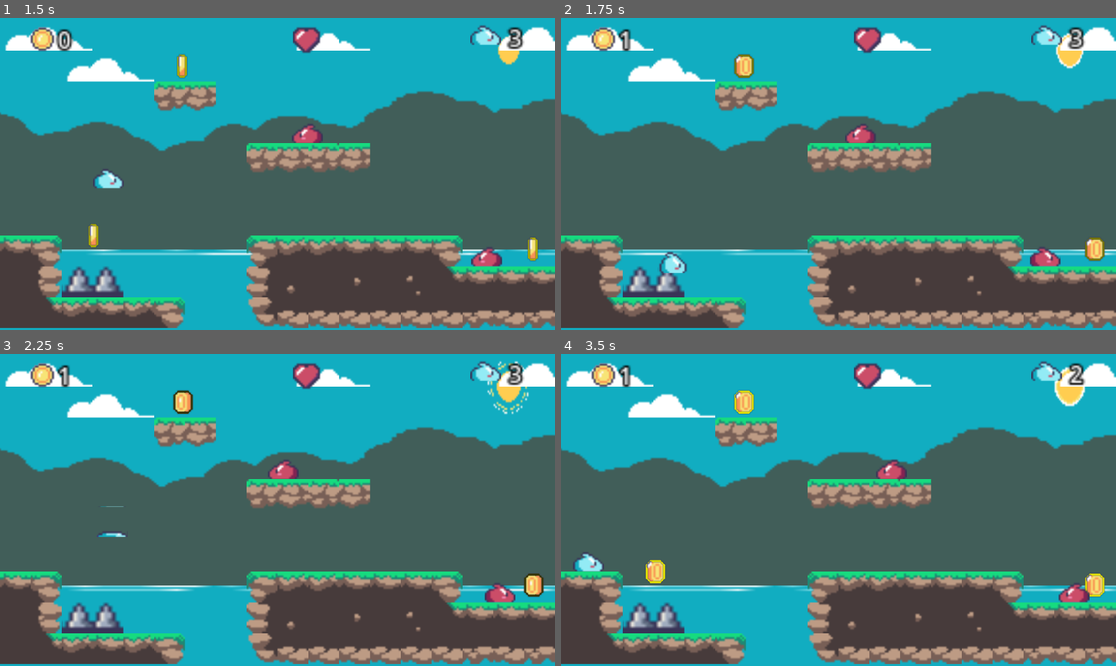
Above: before the commit, frames 1-4 (two rows, left to right).
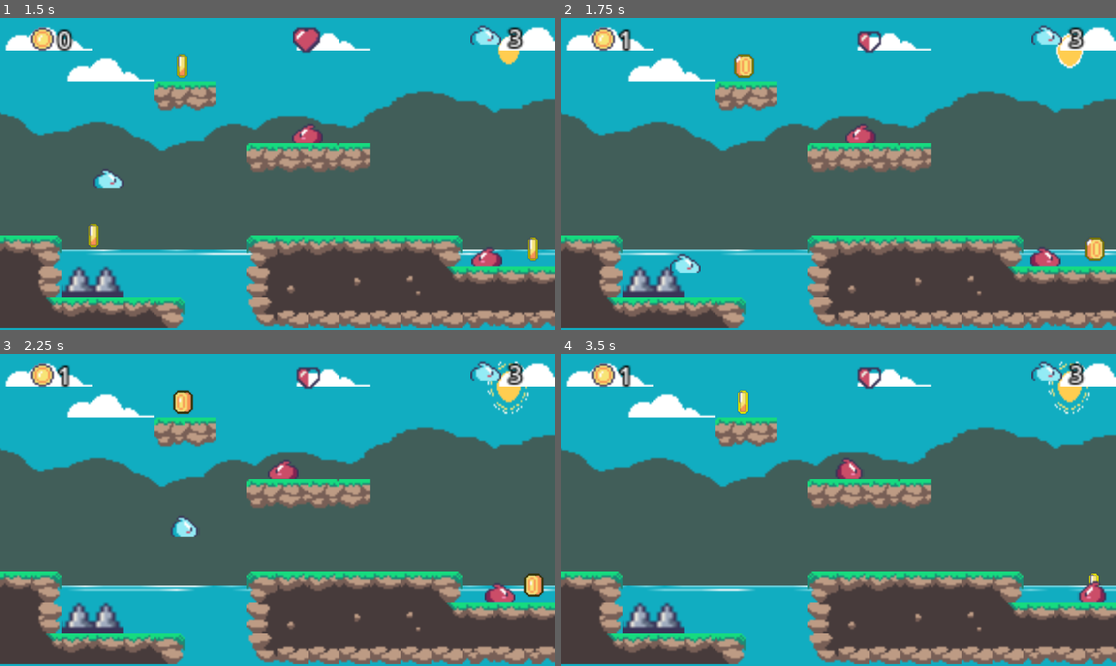
Above: after the commit, the same moments.

Repository: jacmba/godot-2d-platformer-game
Game: Godot game, scene res://scenes/world/stage3.tscn
Same seed, same stepped clock (60 frames per second), same inputs: the game is played once before the commit and once after it. This scene is started directly instead of the project's main scene.
Inputs (mouse positions are in pixels of both pictures, inside the frame that each line leads up to):
- Up to frame 1 (1.5 s): tap Enter at 0.5 s; move the mouse to (399, 158) at 0.52 s; hold Right (move_right) 0.53-1.25 s; hold Shift 0.53-1.25 s; click (399, 158) at 0.67 s; tap Space (jump) at 0.77 s; drag from (166, 189) to (94, 286) at 1.27 s
- Up to frame 2 (1.75 s): no input
- Up to frame 3 (2.25 s): move the mouse to (333, 441) at 2.02 s; hold Right (move_right) from 2.03 s (still down); tap Ctrl at 2.1 s
- Up to frame 4 (3.5 s): release Right (move_right) at 2.75 s; drag from (810, 572) to (1093, 584) at 2.77 s

Frame 1 is identical in both runs. In frame 2, 0.7% of the frame differs, in the area x 17-58%, y 2-82%; in frame 3, 0.6%; in frame 4, 2.9%, in the area x 2-100%, y 2-80%.

Commit message:
More enemies, fixed player damage

Diff:
--- a/scenes/packed/game_cam.tscn
+++ b/scenes/packed/game_cam.tscn
@@ -1,7 +1,7 @@
 [gd_scene load_steps=4 format=3 uid="uid://dctac3vkoen7a"]
 
 [ext_resource type="Script" path="res://scripts/cam_follower.gd" id="1_edafj"]
-[ext_resource type="Script" path="res://scripts/deadZone.gd" id="2_qrej2"]
+[ext_resource type="Script" path="res://scripts/dead_zone.gd" id="2_qrej2"]
 
 [sub_resource type="RectangleShape2D" id="RectangleShape2D_6tna0"]
 size = Vector2(512, 104)
--- a/scenes/packed/player.tscn
+++ b/scenes/packed/player.tscn
@@ -81,7 +81,6 @@
 [node name="Player" type="CharacterBody2D" groups=["damage_listeners", "dead_zone_listeners", "death_listeners"]]
 z_index = 10
 collision_layer = 512
-collision_mask = 32769
 script = ExtResource("1_nct4o")
 
 [node name="Sprite2D" type="Sprite2D" parent="."]
--- a/scenes/packed/saw.tscn
+++ b/scenes/packed/saw.tscn
@@ -1,10 +1,25 @@
 [gd_scene load_steps=7 format=3 uid="uid://7a8nvmpe835v"]
 
-[ext_resource type="Script" path="res://scripts/deadZone.gd" id="1_wop6g"]
+[ext_resource type="Script" path="res://scripts/scenery_damager.gd" id="1_jpxyl"]
 [ext_resource type="Texture2D" uid="uid://bf553qloj2go5" path="res://rocky_roads/Enemies/saw.png" id="2_010pa"]
 
 [sub_resource type="CircleShape2D" id="CircleShape2D_jbjd2"]
 radius = 13.1529
+
+[sub_resource type="Animation" id="Animation_d4xgw"]
+length = 0.001
+tracks/0/type = "value"
+tracks/0/imported = false
+tracks/0/enabled = true
+tracks/0/path = NodePath("Sprite2D:rotation")
+tracks/0/interp = 1
+tracks/0/loop_wrap = true
+tracks/0/keys = {
+"times": PackedFloat32Array(0),
+"transitions": PackedFloat32Array(1),
+"update": 0,
+"values": [0.0]
+}
 
 [sub_resource type="Animation" id="Animation_vjb5y"]
 resource_name = "rotate"
@@ -23,21 +38,6 @@
 "values": [0.0, 6.28319]
 }
 
-[sub_resource type="Animation" id="Animation_d4xgw"]
-length = 0.001
-tracks/0/type = "value"
-tracks/0/imported = false
-tracks/0/enabled = true
-tracks/0/path = NodePath("Sprite2D:rotation")
-tracks/0/interp = 1
-tracks/0/loop_wrap = true
-tracks/0/keys = {
-"times": PackedFloat32Array(0),
-"transitions": PackedFloat32Array(1),
-"update": 0,
-"values": [0.0]
-}
-
 [sub_resource type="AnimationLibrary" id="AnimationLibrary_4a4jb"]
 _data = {
 "RESET": SubResource("Animation_d4xgw"),
@@ -49,7 +49,7 @@
 
 [node name="Area2D" type="Area2D" parent="."]
 collision_mask = 512
-script = ExtResource("1_wop6g")
+script = ExtResource("1_jpxyl")
 
 [node name="CollisionShape2D" type="CollisionShape2D" parent="Area2D"]
 shape = SubResource("CircleShape2D_jbjd2")
@@ -65,4 +65,4 @@
 "": SubResource("AnimationLibrary_4a4jb")
 }
 
-[connection signal="body_entered" from="Area2D" to="Area2D" method="_on_zone_entered"]
+[connection signal="body_entered" from="Area2D" to="Area2D" method="_on_trigger_entered"]
--- /dev/null
+++ b/scenes/packed/spike_set.tscn
@@ -0,0 +1,25 @@
+[gd_scene load_steps=4 format=3 uid="uid://q6ourh68sboo"]
+
+[ext_resource type="Script" path="res://scripts/scenery_damager.gd" id="1_o62sl"]
+[ext_resource type="Texture2D" uid="uid://qpykc73otcha" path="res://rocky_roads/Enemies/spikes.png" id="2_1ej6j"]
+
+[sub_resource type="RectangleShape2D" id="RectangleShape2D_cl3vc"]
+size = Vector2(22, 12)
+
+[node name="SpikeSet" type="Area2D"]
+position = Vector2(-104, 60)
+collision_mask = 512
+script = ExtResource("1_o62sl")
+
+[node name="Sprite2D" type="Sprite2D" parent="."]
+position = Vector2(8, -8.5)
+scale = Vector2(2, 1.5625)
+texture = ExtResource("2_1ej6j")
+hframes = 4
+frame = 1
+
+[node name="CollisionShape2D" type="CollisionShape2D" parent="."]
+position = Vector2(8, -2)
+shape = SubResource("RectangleShape2D_cl3vc")
+
+[connection signal="body_entered" from="." to="." method="_on_trigger_entered"]
--- a/scenes/world/stage1.tscn
+++ b/scenes/world/stage1.tscn
@@ -7,8 +7,9 @@
 [ext_resource type="PackedScene" uid="uid://dctac3vkoen7a" path="res://scenes/packed/game_cam.tscn" id="7_1j7k8"]
 [ext_resource type="Texture2D" uid="uid://djtqc4iegjyk" path="res://rocky_roads/Deco/sun.png" id="7_md4jf"]
 [ext_resource type="Texture2D" uid="uid://hu8ug54k5h6c" path="res://rocky_roads/Backgrounds/trees.png" id="8_ypsck"]
-[ext_resource type="PackedScene" uid="uid://bs30511hnqtly" path="res://scenes/packed/hud.tscn" id="10_p45xr"]
+[ext_resource type="PackedScene" path="res://scenes/packed/hud.tscn" id="10_p45xr"]
 [ext_resource type="PackedScene" uid="uid://cjj0s16uapswj" path="res://scenes/packed/coin.tscn" id="10_y0l7i"]
+[ext_resource type="PackedScene" path="res://scenes/packed/slime_enemy.tscn" id="11_b835w"]
 [ext_resource type="PackedScene" uid="uid://0pxk3tcg3l60" path="res://scenes/packed/player.tscn" id="11_o0esj"]
 
 [sub_resource type="TileMapPattern" id="TileMapPattern_gbeb3"]
@@ -190,7 +191,7 @@
 pattern_3 = SubResource("TileMapPattern_orf5n")
 
 [sub_resource type="RectangleShape2D" id="RectangleShape2D_ykqbj"]
-size = Vector2(80, 104)
+size = Vector2(72, 104)
 
 [sub_resource type="Animation" id="Animation_nq1pc"]
 length = 0.001
@@ -268,7 +269,7 @@
 "wave": SubResource("Animation_tpktm")
 }
 
-[node name="Level" type="Node"]
+[node name="Level2" type="Node"]
 
 [node name="Stage" type="TileMap" parent="."]
 tile_set = SubResource("TileSet_t2dct")
@@ -305,7 +306,7 @@
 collision_mask = 512
 
 [node name="CollisionShape2D" type="CollisionShape2D" parent="Stage/Scenery/Goal"]
-position = Vector2(24, -20)
+position = Vector2(28, -20)
 shape = SubResource("RectangleShape2D_ykqbj")
 
 [node name="GameCam" parent="Stage" instance=ExtResource("7_1j7k8")]
@@ -375,6 +376,9 @@
 [node name="Right" type="Node2D" parent="Stage/Boundaries"]
 position = Vector2(536, 0)
 
+[node name="SlimeEnemy" parent="Stage" instance=ExtResource("11_b835w")]
+position = Vector2(160, -8)
+
 [node name="Timers" type="Node" parent="Stage"]
 
 [node name="StageClearTimer" type="Timer" parent="Stage/Timers"]
--- a/scenes/world/stage2.tscn
+++ b/scenes/world/stage2.tscn
@@ -10,7 +10,8 @@
 [ext_resource type="Texture2D" uid="uid://hu8ug54k5h6c" path="res://rocky_roads/Backgrounds/trees.png" id="8_sm4ft"]
 [ext_resource type="PackedScene" uid="uid://cjj0s16uapswj" path="res://scenes/packed/coin.tscn" id="10_81ln4"]
 [ext_resource type="PackedScene" uid="uid://0pxk3tcg3l60" path="res://scenes/packed/player.tscn" id="11_dyu70"]
-[ext_resource type="PackedScene" uid="uid://bs30511hnqtly" path="res://scenes/packed/hud.tscn" id="11_x3csq"]
+[ext_resource type="PackedScene" path="res://scenes/packed/hud.tscn" id="11_x3csq"]
+[ext_resource type="PackedScene" path="res://scenes/packed/slime_enemy.tscn" id="12_td6by"]
 
 [sub_resource type="TileMapPattern" id="TileMapPattern_gbeb3"]
 tile_data = PackedInt32Array(0, 131072, 1, 1, 196608, 1, 2, 262144, 1, 3, 327680, 1)
@@ -203,7 +204,7 @@
 pattern_6 = SubResource("TileMapPattern_wgn22")
 
 [sub_resource type="RectangleShape2D" id="RectangleShape2D_pghuy"]
-size = Vector2(80, 104)
+size = Vector2(72, 104)
 
 [sub_resource type="Animation" id="Animation_nq1pc"]
 length = 0.001
@@ -338,7 +339,7 @@
 collision_mask = 512
 
 [node name="CollisionShape2D" type="CollisionShape2D" parent="Stage/Scenery/Goal"]
-position = Vector2(27, -14)
+position = Vector2(31, -14)
 shape = SubResource("RectangleShape2D_pghuy")
 
 [node name="GameCam" parent="Stage" instance=ExtResource("7_3ju5u")]
@@ -423,6 +424,17 @@
 [node name="Right" type="Node2D" parent="Stage/Boundaries"]
 position = Vector2(608, 0)
 
+[node name="Enemies" type="Node" parent="Stage"]
+
+[node name="SlimeEnemy" parent="Stage/Enemies" instance=ExtResource("12_td6by")]
+position = Vector2(168, 24)
+
+[node name="SlimeEnemy2" parent="Stage/Enemies" instance=ExtResource("12_td6by")]
+position = Vector2(392, -8)
+
+[node name="SlimeEnemy3" parent="Stage/Enemies" instance=ExtResource("12_td6by")]
+position = Vector2(568, 56)
+
 [node name="HUD" parent="." instance=ExtResource("11_x3csq")]
 
 [connection signal="body_entered" from="Stage/Scenery/Goal" to="HUD" method="_on_goal_entered"]
--- a/scenes/world/stage3.tscn
+++ b/scenes/world/stage3.tscn
@@ -1,19 +1,20 @@
-[gd_scene load_steps=34 format=3 uid="uid://bl3sooxy5ngip"]
+[gd_scene load_steps=35 format=3 uid="uid://bl3sooxy5ngip"]
 
 [ext_resource type="Texture2D" uid="uid://or7qx3bylf80" path="res://rocky_roads/Tilesets/tileset_forest.png" id="1_i24mc"]
 [ext_resource type="Texture2D" uid="uid://c7dmdwmntia06" path="res://rocky_roads/Deco/clouds.png" id="2_s7crp"]
 [ext_resource type="Texture2D" uid="uid://csktloilix5ai" path="res://rocky_roads/Objects/sign.png" id="3_bhegj"]
+[ext_resource type="PackedScene" uid="uid://q6ourh68sboo" path="res://scenes/packed/spike_set.tscn" id="5_x2hd2"]
+[ext_resource type="Script" path="res://scripts/scenery_damager.gd" id="6_rodev"]
 [ext_resource type="Texture2D" uid="uid://nlanr00q3m0m" path="res://rocky_roads/Deco/water_a_8frames.png" id="6_spcl7"]
 [ext_resource type="Texture2D" uid="uid://djtqc4iegjyk" path="res://rocky_roads/Deco/sun.png" id="7_655ll"]
 [ext_resource type="Texture2D" uid="uid://hu8ug54k5h6c" path="res://rocky_roads/Backgrounds/trees.png" id="8_jvdso"]
 [ext_resource type="PackedScene" uid="uid://dctac3vkoen7a" path="res://scenes/packed/game_cam.tscn" id="9_fajyd"]
 [ext_resource type="Texture2D" uid="uid://qpykc73otcha" path="res://rocky_roads/Enemies/spikes.png" id="10_r2ggb"]
-[ext_resource type="Script" path="res://scripts/death_trigger.gd" id="10_t6f2l"]
 [ext_resource type="PackedScene" uid="uid://cjj0s16uapswj" path="res://scenes/packed/coin.tscn" id="10_xgq10"]
 [ext_resource type="PackedScene" uid="uid://0pxk3tcg3l60" path="res://scenes/packed/player.tscn" id="11_k5ejf"]
-[ext_resource type="PackedScene" uid="uid://bs30511hnqtly" path="res://scenes/packed/hud.tscn" id="14_hayqj"]
+[ext_resource type="PackedScene" path="res://scenes/packed/hud.tscn" id="14_hayqj"]
 [ext_resource type="PackedScene" uid="uid://7a8nvmpe835v" path="res://scenes/packed/saw.tscn" id="14_k8jp1"]
-[ext_resource type="PackedScene" uid="uid://bki6p1fgynypd" path="res://scenes/packed/slime_enemy.tscn" id="15_618wg"]
+[ext_resource type="PackedScene" path="res://scenes/packed/slime_enemy.tscn" id="15_618wg"]
 
 [sub_resource type="TileMapPattern" id="TileMapPattern_gbeb3"]
 tile_data = PackedInt32Array(0, 131072, 1, 1, 196608, 1, 2, 262144, 1, 3, 327680, 1)
@@ -218,7 +219,7 @@
 size = Vector2(22, 12)
 
 [sub_resource type="RectangleShape2D" id="RectangleShape2D_mgk8v"]
-size = Vector2(80, 104)
+size = Vector2(72, 104)
 
 [sub_resource type="Animation" id="Animation_nq1pc"]
 length = 0.001
@@ -334,26 +335,12 @@
 
 [node name="Spikes" type="Node" parent="Stage/Scenery/Areas"]
 
-[node name="SpikeSet" type="Area2D" parent="Stage/Scenery/Areas/Spikes"]
-position = Vector2(-104, 60)
-collision_mask = 512
-script = ExtResource("10_t6f2l")
-
-[node name="Sprite2D" type="Sprite2D" parent="Stage/Scenery/Areas/Spikes/SpikeSet"]
-position = Vector2(8, -8.5)
-scale = Vector2(2, 1.5625)
-texture = ExtResource("10_r2ggb")
-hframes = 4
-frame = 1
-
-[node name="CollisionShape2D" type="CollisionShape2D" parent="Stage/Scenery/Areas/Spikes/SpikeSet"]
-position = Vector2(8, -2)
-shape = SubResource("RectangleShape2D_cl3vc")
+[node name="SpikeSet" parent="Stage/Scenery/Areas/Spikes" instance=ExtResource("5_x2hd2")]
 
 [node name="SpikeSet2" type="Area2D" parent="Stage/Scenery/Areas/Spikes"]
 position = Vector2(184, -35)
 collision_mask = 512
-script = ExtResource("10_t6f2l")
+script = ExtResource("6_rodev")
 
 [node name="Sprite2D" type="Sprite2D" parent="Stage/Scenery/Areas/Spikes/SpikeSet2"]
 position = Vector2(8, -8.5)
@@ -369,7 +356,7 @@
 [node name="SpikeSet3" type="Area2D" parent="Stage/Scenery/Areas/Spikes"]
 position = Vector2(424, -20)
 collision_mask = 512
-script = ExtResource("10_t6f2l")
+script = ExtResource("6_rodev")
 
 [node name="Sprite2D" type="Sprite2D" parent="Stage/Scenery/Areas/Spikes/SpikeSet3"]
 position = Vector2(8, -8.5)
@@ -385,7 +372,7 @@
 [node name="SpikeSet4" type="Area2D" parent="Stage/Scenery/Areas/Spikes"]
 position = Vector2(544, -4)
 collision_mask = 512
-script = ExtResource("10_t6f2l")
+script = ExtResource("6_rodev")
 
 [node name="Sprite2D" type="Sprite2D" parent="Stage/Scenery/Areas/Spikes/SpikeSet4"]
 position = Vector2(8, -8.5)
@@ -412,7 +399,7 @@
 collision_mask = 512
 
 [node name="CollisionShape2D" type="CollisionShape2D" parent="Stage/Scenery/Goal"]
-position = Vector2(24, -11)
+position = Vector2(28, -11)
 shape = SubResource("RectangleShape2D_mgk8v")
 
 [node name="GameCam" parent="Stage" instance=ExtResource("9_fajyd")]
@@ -513,7 +500,6 @@
 
 [node name="HUD" parent="." instance=ExtResource("14_hayqj")]
 
-[connection signal="body_entered" from="Stage/Scenery/Areas/Spikes/SpikeSet" to="Stage/Scenery/Areas/Spikes/SpikeSet" method="_on_trigger_entered"]
 [connection signal="body_entered" from="Stage/Scenery/Areas/Spikes/SpikeSet2" to="Stage/Scenery/Areas/Spikes/SpikeSet2" method="_on_trigger_entered"]
 [connection signal="body_entered" from="Stage/Scenery/Areas/Spikes/SpikeSet3" to="Stage/Scenery/Areas/Spikes/SpikeSet3" method="_on_trigger_entered"]
 [connection signal="body_entered" from="Stage/Scenery/Areas/Spikes/SpikeSet4" to="Stage/Scenery/Areas/Spikes/SpikeSet4" method="_on_trigger_entered"]
--- a/scripts/death_trigger.gd
+++ /dev/null
@@ -1,4 +0,0 @@
-extends Node
-
-func _on_trigger_entered(_trigger):
-	get_tree().call_group("death_listeners", "_on_dead")
--- /dev/null
+++ b/scripts/scenery_damager.gd
@@ -0,0 +1,11 @@
+extends Node2D
+
+class_name  SceneryDamager
+
+@export var damage = 2
+
+func _on_trigger_entered(trigger):
+	var direction = 1
+	if trigger.position.x < position.x:
+		direction = -1
+	get_tree().call_group("damage_listeners", "_on_damaged", damage, direction)
Not shown, changed: .gut_editor_config.json
Not shown: 1 places in scenes/world/stage1.tscn that only renumber resources
Not shown: 1 places in scenes/world/stage2.tscn that only renumber resources
Renamed: scripts/deadZone.gd -> scripts/dead_zone.gd
